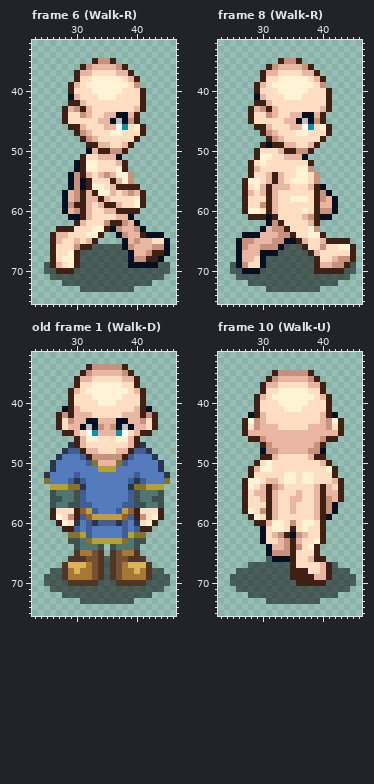
One commit to this pixel-art file: Template_24x24.aseprite. Above is the file before it was changed.
72x96 pixels, 25 frames. Colours within 5 levels of each other are drawn and written as one. Shown: frame 6 (Walk-R): x 23..46, y 32..75; frame 8 (Walk-R): x 23..46, y 32..75; old frame 1 (Walk-D): x 23..46, y 32..75; frame 10 (Walk-U): x 23..46, y 32..75. The commit also changed other frames, which this record leaves out.
After:
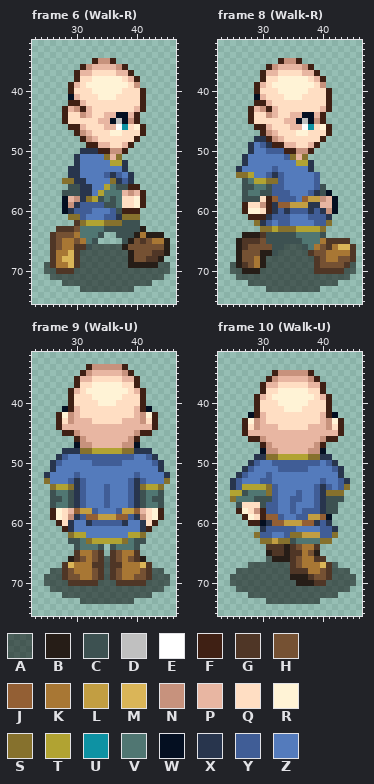
Palette (. is transparent): A #0000007f  B #261d17  C #3d5151  D #c0c0c0  E #ffffff  F #3f2014  G #4f3626  H #755133  J #935f34  K #a87734  L #c29e42  M #dab558  N #c7927d  P #e8b6a2  Q #ffdec3  R #fff3d6  S #86712d  T #b1a332  U #0e92a3  V #507672  W #040f21  X #28354d  Y #405d96  Z #547bbc
A new or re-ordered frame is compared with the old frame closest to it.
The edit:
layer "Bod. Shad. 1.1" now hidden
layer "Bod. Shad. 1.2" added
frames re-ordered
--- frame 6 (Walk-R), layer "Clothes"
@@ x 23..46 @@
 49 .........FFPPQQPF.......
-50 .........WPFFNNF........
-51 ........FQQPPPW.........
-52 .......WFRRQQQPF........
-53 .......WFRRQQQRF........
-54 ......WNFPQPNPRRN.......
-55 ......WNWFQQQFPRN.......
-56 ......WNWFRRQPFFFF......
-57 .....WPNFPFRRPQPNPF.....
-58 .....WPNFPPFPQQQQRF.....
-59 .....WNFFPQPFFPQQRF.....
-60 .....WPNFPQQPPFFFF......
-61 ......WWFPQQQQPPW.......
-62 .......FPQQQNFFNPW......
-63 ....FFFQQQRRFWNPPNW.....
-64 ...FPPQQQRRF..WNPPFWWW..
-65 ...FPQQPQPF....WPNPPQQW.
-66 ...FQQQNFFAAAAAWNPPPNNW.
-67 ...FQQRFAAAAAAAAWPPNFFW.
-68 ...FQRRFAAAAAAAAWNNFFW..
-69 ..AFPQRFAAAAAAAAWWWWWAA.
-70 ..AAFFFAAAAAAAAAAAAAAAA.
+50 ........XXXFFNNF........
+51 .......XZZZZSPS.........
+52 .......XZZZZZTTX........
+53 ......XXZZZZZZZX........
+54 ......XXZZZZYXYZX.......
+55 .....SSXXZZZZSXYX.......
+56 ......CCXXZZTVCCFF......
+57 .....CCCXXZTVVVPNPF.....
+58 .....WPNXSTCVCVQQRF.....
+59 .....WNXYYYYCCVQQRF.....
+60 .....WXYYYZZZYCFFF......
+61 ......SSYZZZYYXSSS......
+62 .......GSTTTSSSCCC......
+63 ....GGGHVVVVCCCCCCB.....
+64 ...GHHHKVVVC..CCCBKBBB..
+65 ...GHKKHKVC....CBHGHKKB.
+66 ...GHKKGGCAAAAABHHHHHHB.
+67 ...GKKMGAAAAAAAABHHHGGB.
+68 ...GKMMGAAAAAAAABHHGGB..
+69 ..AGKKMGAAAAAAAABBBBBAA.
+70 ..AAGGGAAAAAAAAAAAAAAAA.
 71 ...AAAAAAAAAAAAAAAAAAA..
--- frame 8 (Walk-R), layer "Clothes"
@@ x 23..46 @@
 47 .......FNPQQQRRQQQF.....
-48 ........FNPQQQQQQF......
-49 .......FWFFPPQQPF.......
-50 ......FQQQPFFNNF........
-51 ......FRRQQPPPW.........
-52 .....FQRQQQQQQQF........
-53 .....FPQQQQQQRRN........
-54 .....FQQPFPQQRRQN.......
-55 ....FRRQPFPQRRRQN.......
-56 ....FQRPFPPPQQQPFW......
-57 ....FPQPFPQQQQQQFNW.....
-58 ....FQQQFPQQRRRQFNPW....
-59 ....FQQNFPQQQQQQFPPW....
-60 ....FRRQFPQQQQRQFNNW....
-61 .....FFFWFQQQQPNFWW.....
-62 ........WNFQQQQPF.......
-63 .......WPNNFQQQRN.......
-64 ....WWWPPPNNFQQRRF......
-65 ...WNNPPPNNWWFPQQPFFFF..
-66 ...WNPPNNNWAAAFQQNQQRRF.
-67 ...WPPPWWWAAAAAFPQQQQQF.
-68 ...WPPQWAAAAAAAAFQQPNNF.
-69 ..AWNQQWAAAAAAAAFPPNNFA.
-70 ..AAWWWAAAAAAAAAFFFFFAA.
+48 ......XXFNPQQQQQQF......
+49 .....XZYXFFPPQQPF.......
+50 .....XZZYYYFFNNF........
+51 ....XZZZZZZYSPS.........
+52 ....XZZZZZZZZTTX........
+53 ...XZZZZZYZZZZZX........
+54 ...SSTZZYXYZZZZZY.......
+55 ....CVTTSSYZZZZZY.......
+56 ....CCVVCYYZZZZZYC......
+57 ....CVVCCYYYZZZYXCW.....
+58 ....CCCQFJYYYZJLLNPW....
+59 ....FQQNFXJJLLLXXPPW....
+60 ....FRRQFXYXYYYXYXNW....
+61 .....FFFXYYYZZZYYYX.....
+62 ......SXYZYYZZZZYYS.....
+63 .......SSTSSSTTTTS......
+64 ....BBBGCCCCCVVVVC......
+65 ...BGGGHCCCCCCVVVKGGGG..
+66 ...BGHHHHCCAAACVKHGKMMG.
+67 ...BHHHBBCAAAAAGHHKKKKG.
+68 ...BHHKBAAAAAAAAGHKKHHG.
+69 ..ABGHKBAAAAAAAAGHHHHGA.
+70 ..AABBBAAAAAAAAAGGGGGAA.
 71 ...AAAAAAAAAAAAAAAAAAA..
--- frame 9 (Walk-U) against old frame 1 (Walk-D), layers "Clothes", "Head Shades", "Bod. Shad. 1.2"
@@ x 23..46 @@
 41 .....WFPQQQQQQQQQPFW....
-42 ....FNFPPPQQQQQPPPFNF...
-43 ....FQNPPWWPPPWWPPNQF...
-44 ....FQPPWDWNPNWDWPPQF...
-45 .....FFPQEUPPPUEQPFF....
-46 .......FPRRQQQRRPF......
-47 ......XFPQQQQQQQPFX.....
-48 .....XYYFPPQQQPPFYYX....
-49 ....XZZZYFNNNNNFYZZZX...
-50 ...XZZZZZYSPPPSYZZZZZX..
-51 ...XZZZZZZZTTTZZZZZZZX..
+42 ....FRNPQQQQQQQQQPNRF...
+43 ....FQNPPPQQQQQPPPNQF...
+44 ....FPPPPPPPPPPPPPPPF...
+45 .....FFNPPPPPPPPPNFF....
+46 .......FNPPPPPPPNF......
+47 .......WNNPPPPPNNW......
+48 .....XXXSSTTTTTSSXXX....
+49 ....XYZZYYYYYYYYYZZYX...
+50 ...XYZZZZZYYYYYZZZZZYX..
+51 ...XZZZZZZZZZZZZZZZZZX..
 52 ..XZZZZYZZZZZZZZZYZZZZX.
 53 ..SZZZYXYZZZZZZZYXYZZZS.
-54 ...TTTSSXZZZZZZZXSSTTT..
-55 ...CVVVCYZZZZZZZYCVVVC..
-56 ...CCVVCYZZZZZZZYCVVCC..
-57 ...CVVCCYYZZZZZYYCCVVC..
-58 ...FQQQFJLYZZZYLJFQQQF..
-59 ...FRQNFYJLLLLLJYFNQRF..
-60 ....FRQXZYXYYYXYZXQRF...
-61 .....FFYZYZZZZZYZYFF....
-62 ......SSTYZZZZZYTSS.....
+54 ...STTSXYZZZYZZZYXSTTS..
+55 ...CVVCXYZZZYZZZYXCVVC..
+56 ...CCVCXYZZZYZZZYXCVCC..
+57 ...CVVCXYZZZYZZZYXCVVC..
+58 ...FRQPJLLYZZZYLLJPQRF..
+59 ...FRQNXYJJLLLJJYXNQRF..
+60 ....FQXZZXYYYYYXZZXQF...
+61 .....FXZZZZZZZZZZZXF....
+62 ......STTZZZZZZZTTS.....
 63 ......CCVSTTTTTSVCC.....
@@ x 23..46 @@
 65 .......GKKHG.GHKKG......
-66 ......GGGHHGAGHHGGG.....
-67 .....GMMMKHGAGHKMMMG....
-68 ...AAGKMKKHGAGHKKMKGAA..
-69 ..AAAGKKKKHGAGHKKKKGAAA.
+66 ......BGHKHGAGHKHGB.....
+67 .....GMKKKGGAGGKKKMG....
+68 ...AAGHKKKHGAGHKKKHGAA..
+69 ..AAAGHHKKHGAGHKKHHGAAA.
 70 ..AAAAGGGGGAAAGGGGGAAAA.
--- frame 10 (Walk-U), layers "Clothes", "Bod. Shad. 1.2"
@@ x 23..46 @@
 48 .......WNNPPPPPNNW......
-49 .......FFPQQQQQPFF......
-50 ......FQRQQQQQQQQPF.....
-51 .....FPRRQQQQQQQQQRF....
-52 .....FQQQQQRRQRRQQQF....
-53 ....FRRQPPQRRQRRQQQPF...
-54 ....FRQPFNPQQQQQPFPQF...
-55 ....FQPPFPQQQPQQPFPPF...
-56 ....FQQPFPQQPPQQPFNPF...
-57 ....FQQQFPQQPQQQPFNW....
-58 ....FRQNFPQQPQQQPFNW....
-59 .....FRQFPQQQQQQPFW.....
-60 ......FFPRRQNQRRQF......
-61 .......WQRRQFQRQQF......
-62 .......WQPNFWNPQQF......
-63 .......WQQPNFPQQRF......
-64 ........WPPNFNQRF.......
-65 ........WNNNFQQQF.......
-66 ........AWWWFQQPFF......
-67 .....AAAAAAAFQQQQPFA....
-68 ...AAAAAAAAAFFFQQPFAAA..
-69 ..AAAAAAAAAAFFFFPPFAAAA.
-70 ..AAAAAAAAAAAFFFFFAAAAA.
+49 ......XXSSTTTTTSSXX.....
+50 .....XYZZYYYYYYYYZYX....
+51 ....XYZZZZYYYYYZZZZYX...
+52 ...XYZZZYZZZZZZZZZZZX...
+53 ..XYZZZYYZZZZZZZZYZZYX..
+54 ..XYTTTTSYZZZZZZYXYZYS..
+55 ..TTCVVVSYZZZYZZYXSSS...
+56 ..SVVVCCCYZZYYZZYXCCC...
+57 ...CQQQCYYZZYZZZYXCC....
+58 ...FRQNFYYZZYZYYYXCC....
+59 ....FRQFJJYZZYYLLJW.....
+60 .....FFWXJJLLLJJXYX.....
+61 .......XYYYYYZZZZYYX....
+62 ......SYYZZYSSLLLYYS....
+63 .......SSLSSCVVVVSS.....
+64 ........GGGBGHKKG.......
+65 ........BGGBGGKHB.......
+66 ........ABBBGHKKGG......
+67 .....AAAAAAAGHKKKMGA....
+68 ...AAAAAAAAAGGGKKHGAAA..
+69 ..AAAAAAAAAABBBGHHGAAAA.
+70 ..AAAAAAAAAAABBBGGAAAAA.
 71 ...AAAAAAAAAAAAAAAAAAA..
Changed places in both pictures, as pixel boxes (x1, y1, x2, y2):
changed: (50, 148, 170, 274)
changed: (236, 136, 356, 274)
changed: (50, 412, 164, 580)
changed: (230, 454, 350, 586)
